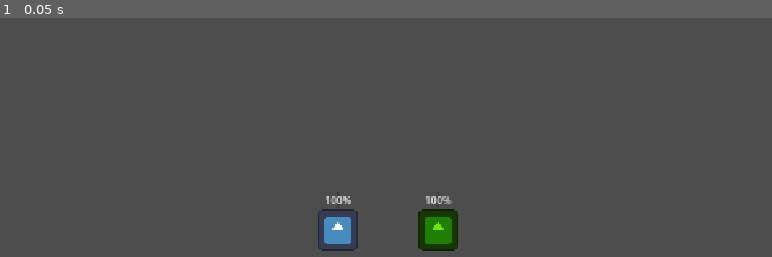
Above: before the commit, frame 1.
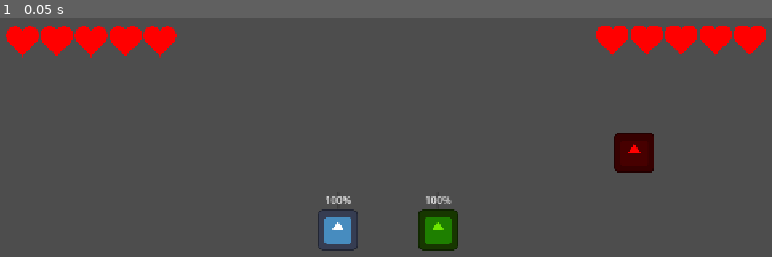
Above: after the commit, the same moment.

Repository: Herovero/CandlesOut
Game: Godot game, scene res://Scenes/main.tscn
Two runs of this game, one before a commit and one after it. Both use one fixed random seed, a clock stepped at 60 frames per second and the inputs below. The engine's default icon, where the game draws it, is replaced by a stand-in: a white triangle on a blue panel in a dark square.
Inputs:
- Up to frame 1 (0.05 s): no input

The runs differ from the first frame. In frame 1, 4.4% of the frame differs, in the area x 0-100%, y 3-65%.

Commit message:
Player1 and Player2 lose their own individual heart points when taking damage

Diff:
--- a/Scenes/enemy_test.tscn
+++ b/Scenes/enemy_test.tscn
@@ -3,8 +3,11 @@
 [ext_resource type="Script" uid="uid://c2t7es6cljgi0" path="res://Scripts/enemy_test.gd" id="1_67vpr"]
 [ext_resource type="Texture2D" uid="uid://b7fvyw61qmnl7" path="res://icon.svg" id="1_q8xid"]
 
-[sub_resource type="CircleShape2D" id="CircleShape2D_1f0kj"]
-radius = 33.01515
+[sub_resource type="CircleShape2D" id="CircleShape2D_kxk0d"]
+radius = 37.01351
+
+[sub_resource type="CircleShape2D" id="CircleShape2D_67vpr"]
+radius = 37.01351
 
 [node name="Enemy" type="CharacterBody2D" unique_id=1685618765 groups=["Enemies"]]
 script = ExtResource("1_67vpr")
@@ -14,5 +17,15 @@
 scale = Vector2(0.5, 0.5)
 texture = ExtResource("1_q8xid")
 
-[node name="CollisionShape2D" type="CollisionShape2D" parent="." unique_id=500030585]
-shape = SubResource("CircleShape2D_1f0kj")
+[node name="CollisionShape2D" type="CollisionShape2D" parent="." unique_id=2102995938]
+shape = SubResource("CircleShape2D_kxk0d")
+
+[node name="Hitbox" type="Area2D" parent="." unique_id=1943702713]
+
+[node name="CollisionShape2D" type="CollisionShape2D" parent="Hitbox" unique_id=500030585]
+shape = SubResource("CircleShape2D_67vpr")
+
+[node name="AttackTimer" type="Timer" parent="." unique_id=751666876]
+one_shot = true
+
+[connection signal="body_entered" from="Hitbox" to="." method="_on_hitbox_body_entered"]
--- a/Scenes/heart.tscn
+++ b/Scenes/heart.tscn
@@ -3,7 +3,7 @@
 [ext_resource type="Script" uid="uid://dpp0622emkluy" path="res://Scripts/heart.gd" id="1_v4aiu"]
 [ext_resource type="Texture2D" uid="uid://dyy8151t8djhp" path="res://Assets/UIs/heart_full.png" id="2_jgxw8"]
 
-[node name="HBoxContainer" type="HBoxContainer" unique_id=706036972]
+[node name="Hearts" type="HBoxContainer" unique_id=706036972]
 offset_right = 40.0
 offset_bottom = 40.0
 scale = Vector2(0.2, 0.2)
--- a/Scenes/main.tscn
+++ b/Scenes/main.tscn
@@ -1,13 +1,15 @@
 [gd_scene format=3 uid="uid://b4jda3svu4fmh"]
 
 [ext_resource type="PackedScene" uid="uid://c4sy607bwof83" path="res://Scenes/player.tscn" id="1_jjgbg"]
+[ext_resource type="PackedScene" uid="uid://cqbq35ef7qsmd" path="res://Scenes/heart.tscn" id="2_8gbba"]
+[ext_resource type="PackedScene" uid="uid://dxnyakx10q5kf" path="res://Scenes/enemy_test.tscn" id="2_bo1nx"]
 
 [node name="main" type="Node2D" unique_id=1941177541]
 
-[node name="Player1" parent="." unique_id=687220319 instance=ExtResource("1_jjgbg")]
+[node name="Player1" parent="." unique_id=687220319 groups=["Players"] instance=ExtResource("1_jjgbg")]
 position = Vector2(-80, 0)
 
-[node name="Player2" parent="." unique_id=771985895 instance=ExtResource("1_jjgbg")]
+[node name="Player2" parent="." unique_id=771985895 groups=["Players"] instance=ExtResource("1_jjgbg")]
 position = Vector2(80, 0)
 input_prefix = "p2_"
 
@@ -16,5 +18,37 @@
 
 [node name="Camera2D" type="Camera2D" parent="." unique_id=1658536604]
 
+[node name="HUDs" type="CanvasLayer" parent="." unique_id=518585437]
+
+[node name="Player1" type="Control" parent="HUDs" unique_id=1050061049]
+layout_mode = 3
+anchors_preset = 0
+offset_right = 40.0
+offset_bottom = 40.0
+
+[node name="Hearts" parent="HUDs/Player1" unique_id=706036972 instance=ExtResource("2_8gbba")]
+layout_mode = 0
+offset_left = 28.000004
+offset_top = 33.0
+offset_right = 1399.0
+offset_bottom = 289.0
+
+[node name="Player2" type="Control" parent="HUDs" unique_id=364119189]
+layout_mode = 3
+anchors_preset = 0
+offset_right = 40.0
+offset_bottom = 40.0
+
+[node name="Hearts" parent="HUDs/Player2" unique_id=999244154 instance=ExtResource("2_8gbba")]
+layout_mode = 0
+offset_left = 971.99994
+offset_top = 31.000004
+offset_right = 2343.0
+offset_bottom = 287.0
+my_player_id = "p2_"
+
+[node name="Enemy" parent="." unique_id=1685618765 instance=ExtResource("2_bo1nx")]
+position = Vector2(394, -124)
+
 [editable path="Player1"]
 [editable path="Player2"]
--- a/Scripts/SignalBus.gd
+++ b/Scripts/SignalBus.gd
@@ -1,11 +1,4 @@
 extends Node
 
-
-# Called when the node enters the scene tree for the first time.
-func _ready():
-	pass # Replace with function body.
-
-
-# Called every frame. 'delta' is the elapsed time since the previous frame.
-func _process(delta):
-	pass
+@warning_ignore("unused_parameter")
+signal take_damage(amount: float, player_id: String)
--- a/Scripts/enemy_test.gd
+++ b/Scripts/enemy_test.gd
@@ -1 +1,17 @@
 extends CharacterBody2D
+
+@export var speed: float = 150.0
+@export var damage_amount: float = 1.0
+
+@onready var hitbox: Area2D = $Hitbox
+@onready var attack_timer: Timer = $AttackTimer
+
+var target_player: CharacterBody2D = null
+
+func _ready():
+	pass
+
+func _on_hitbox_body_entered(body):
+	if body.is_in_group("Players"):
+		# body.input_prefix will grab "p1_" or "p2_" based on which player it just touched
+		SignalBus.emit_signal("take_damage", 1.0, body.input_prefix)
--- a/Scripts/heart.gd
+++ b/Scripts/heart.gd
@@ -1,4 +1,6 @@
 extends HBoxContainer
+
+@export var my_player_id: String = "p1_"
 
 var heart_full = preload("res://Assets/UIs/heart_full.png")
 var heart_half = preload("res://Assets/UIs/heart_half.png")
@@ -8,15 +10,18 @@
 var health: float = 5
 
 func _ready() -> void:
+	SignalBus.connect("take_damage", _on_take_damage)
 	var hearts_parent = $"."
 	for child in hearts_parent.get_children():
-		hearts_list.append(child)
+		if child is TextureRect:
+			hearts_list.append(child)
 	update_heart_visuals()
 
-func take_damage(amount: float):
-	health -= amount
-	health = clamp(health, 0, hearts_list.size()) # Prevent negative health
-	update_heart_visuals()
+func _on_take_damage(amount: float, target_id: String):
+	if target_id == my_player_id:
+		health -= amount
+		health = clamp(health, 0, hearts_list.size()) # Prevent negative health
+		update_heart_visuals()
 
 func update_heart_visuals():
 	for i in range(hearts_list.size()):
--- a/Scripts/player.gd
+++ b/Scripts/player.gd
@@ -62,3 +62,6 @@
 
 func update_ui():
 	stamina_bar.value = current_stamina
+
+func die():
+	print_debug("player died")
--- a/project.godot
+++ b/project.godot
@@ -29,6 +29,7 @@
 [global_group]
 
 Enemies=""
+Players=""
 
 [input]
 
